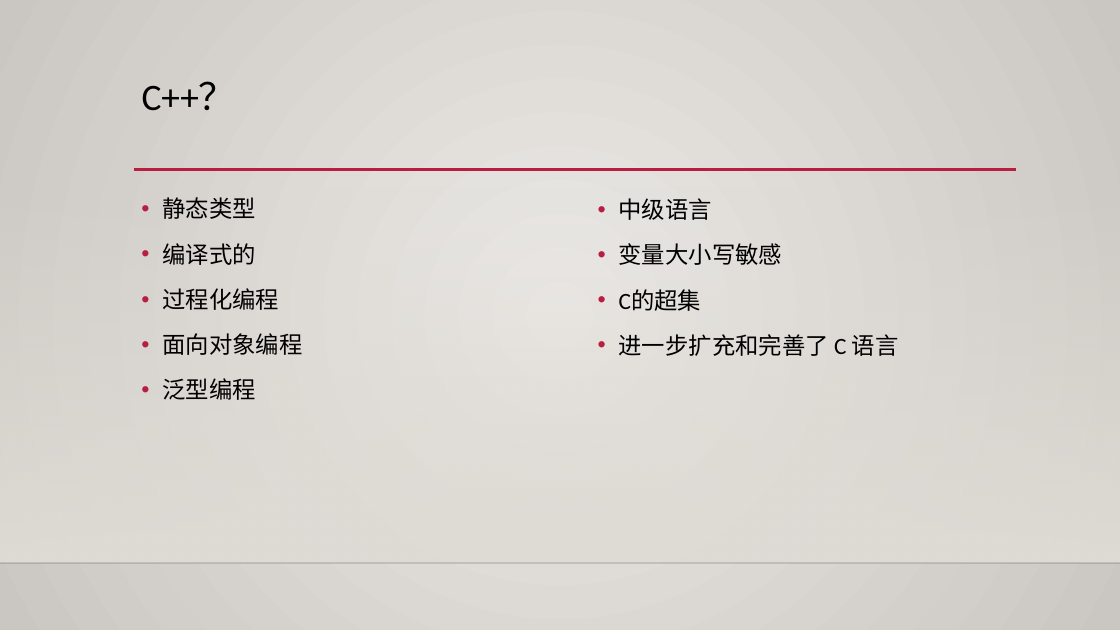
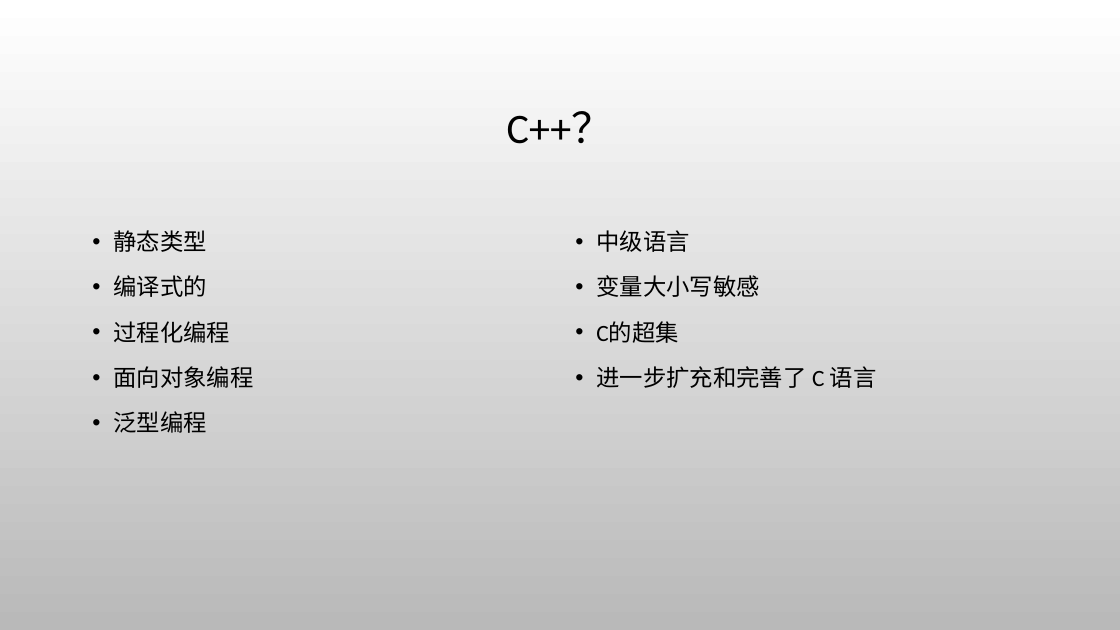
Before and after one commit to albertclass/Lessons, a slide deck: slide 3 of advance c++/courseware.pptx. Drawn at 1120x630 pixels with LibreOffice and Linux fonts; fonts in the diff are those of the drawing; background and template pictures are left out. Boxes give left, top, right and bottom in pixels: in the first picture for what was removed or moved away, otherwise in the second. Text is boxed around its words. In the diff, an @@ line names an element or a change of style, - is before the commit and + after.

```diff
--- a/advance c++/courseware.pptx
+++ b/advance c++/courseware.pptx
@@ background gradient #ECEAE7 to #CAC7C1 to picture (left out) @@
@@ title "C++？": place and size @@
-title "C++？" at bbox=[142, 81, 237, 111]
+title "C++？" at bbox=[507, 111, 614, 144]
@@ title "C++？" at bbox=[507, 111, 614, 144]: size 32 to 36 pt; alignment left to centre; vertical alignment top to middle @@
@@ line removed from (134, 170) to (1017, 170) @@
@@ rectangle removed at bbox=[0, 186, 1120, 563] @@
@@ text "静态类型" at bbox=[113, 230, 253, 433]: bullet colour #B71E42 to #000000 @@
@@ text "静态类型": place and size @@
-text "静态类型" at bbox=[162, 197, 302, 400]
+text "静态类型" at bbox=[113, 230, 253, 433]
@@ text "中级语言": place and size @@
-text "中级语言" at bbox=[619, 198, 899, 356]
+text "中级语言" at bbox=[596, 230, 877, 388]
@@ text "中级语言" at bbox=[596, 230, 877, 388]: bullet colour #B71E42 to #000000 @@
@@ line removed from (0, 563) to (1120, 563) @@
```
Also in this commit, not shown: 18 other slides changed, 4 slides added, 1 slide removed, 55 other files.
